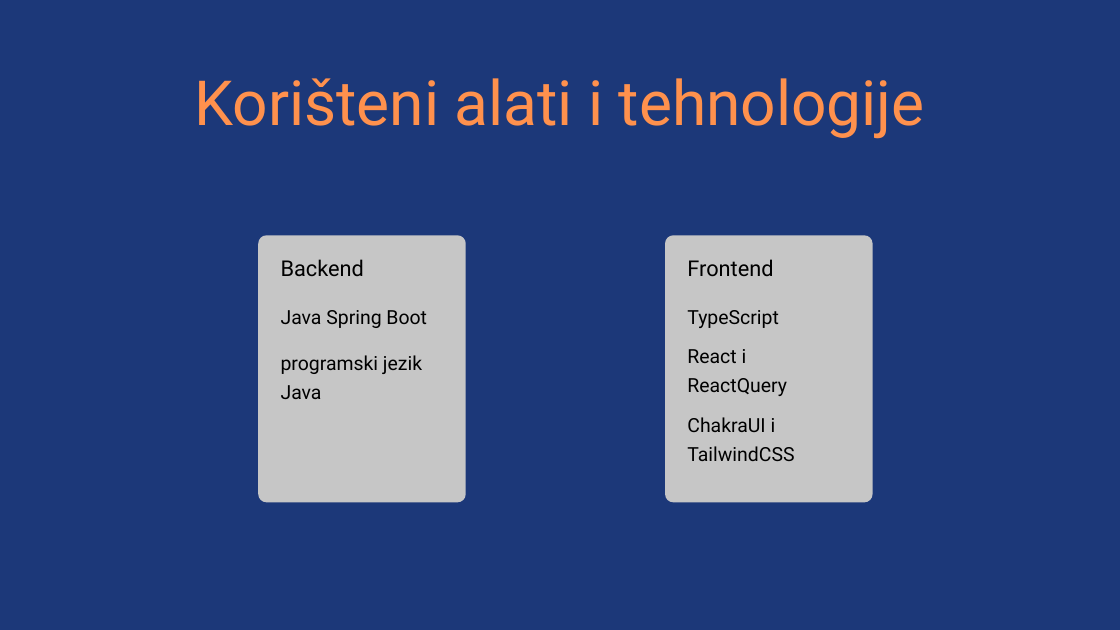
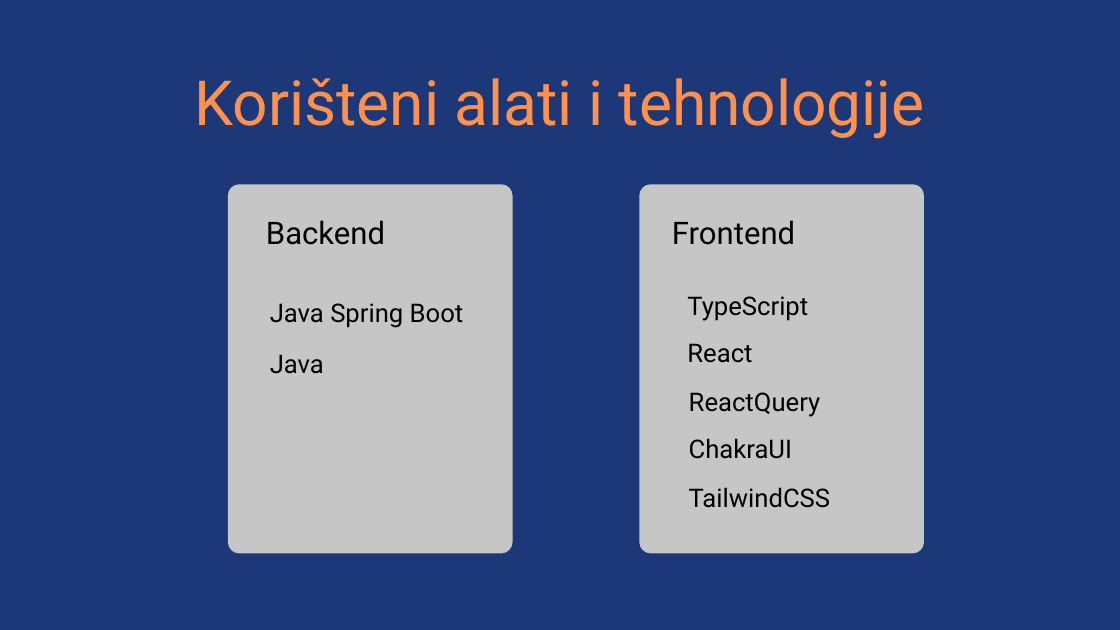
Before and after one commit to tintilinici/DentAll, a slide deck: slide 13 of Prezentacija.pptx. Drawn at 1120x630 pixels with LibreOffice and Linux fonts; fonts in the diff are those of the drawing. Boxes give left, top, right and bottom in pixels: in the first picture for what was removed or moved away, otherwise in the second. Text is boxed around its words. In the diff, an @@ line names an element or a change of style, - is before the commit and + after.

Commit message:
last version of ppt presentation

```diff
--- a/Prezentacija.pptx
+++ b/Prezentacija.pptx
@@ freeform shape: place and size @@
-freeform shape at [258,235,466,502]
+freeform shape at [228,184,512,553]
@@ freeform shape: place and size @@
-freeform shape at [665,235,873,502]
+freeform shape at [640,184,924,553]
@@ text "Backend": place and size @@
-text "Backend" at [281,259,364,276]
+text "Backend" at [266,220,385,245]
@@ text "Backend" at [266,220,385,245]: size 28 to 40 pt @@
@@ text "Frontend": place and size @@
-text "Frontend" at [687,259,773,276]
+text "Frontend" at [672,220,795,245]
@@ text "Frontend" at [672,220,795,245]: size 28 to 40 pt @@
@@ text "Java Spring Boot" at [270,303,464,328]: size 25 to 33 pt @@
@@ text "Java Spring Boot": place and size @@
-text "Java Spring Boot" at [281,310,427,328]
+text "Java Spring Boot" at [270,303,464,328]
@@ text "TypeScript": place and size @@
-text "TypeScript" at [687,310,779,328]
+text "TypeScript" at [687,296,808,321]
@@ text "TypeScript" at [687,296,808,321]: size 25 to 33 pt @@
@@ text at [270,354,324,374]: text changed; size 25 to 33 pt @@
-programski jezik Java
+Java
@@ text at [687,343,752,363]: text changed; size 25 to 33 pt @@
-React i ReactQuery
+React
@@ text added at [689,392,821,417], 33 pt, text #000000 @@
+ReactQuery
@@ text at [689,438,792,459]: text changed; size 25 to 33 pt @@
-ChakraUI i TailwindCSS
+ChakraUI
@@ text added at [689,487,831,508], 33 pt, text #000000 @@
+TailwindCSS
```
Also in this commit, not shown: 10 other slides changed.
